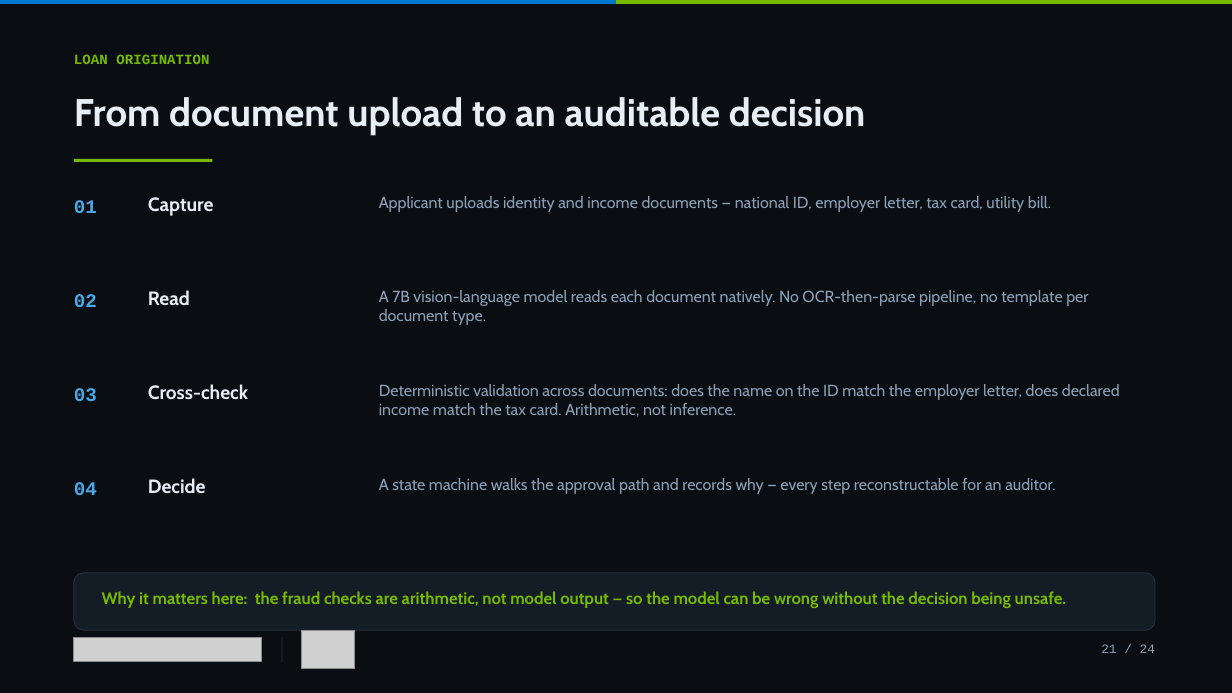
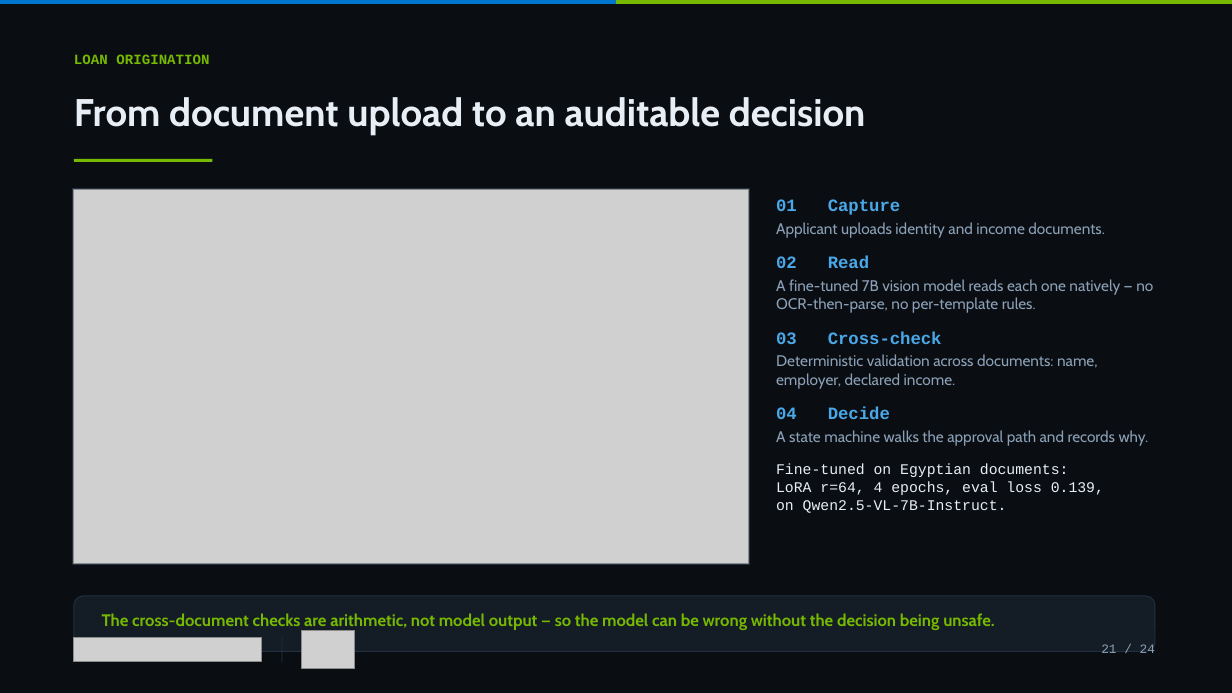
Before and after one commit to tamereissa77/Dell-Money2020, a slide deck: slide 21 of deck/GB10-Demos-for-Events.pptx. Drawn at 1232x693 pixels with LibreOffice and Linux fonts; fonts in the diff are those of the drawing; grey boxes stand for pictures. Boxes give left, top, right and bottom in pixels: in the first picture for what was removed or moved away, otherwise in the second. Text is boxed around its words. In the diff, an @@ line names an element or a change of style, - is before the commit and + after.

```diff
--- a/deck/GB10-Demos-for-Events.pptx
+++ b/deck/GB10-Demos-for-Events.pptx
@@ rectangle added at [73, 189, 750, 565], outline #22303F 1 pt @@
@@ text removed at [74, 200, 97, 213] @@
-01
@@ picture added at [74, 189, 749, 564] @@
@@ text removed at [148, 197, 214, 216] @@
-Capture
@@ text removed at [379, 196, 1051, 212] @@
-Applicant uploads identity and income documents — national ID, employer letter, tax card, utility bill.
@@ text added at [776, 199, 1153, 513], 12 pt, text #8BA0B6 @@
+01 Capture
+Applicant uploads identity and income documents.
+02 Read
+A fine-tuned 7B vision model reads each one natively — no OCR-then-parse, no per-template rules.
+03 Cross-check
+Deterministic validation across documents: name, employer, declared income.
+04 Decide
+A state machine walks the approval path and records why.
+Fine-tuned on Egyptian documents:
+LoRA r=64, 4 epochs, eval loss 0.139,
+on Qwen2.5-VL-7B-Instruct.
@@ text removed at [74, 294, 97, 307] @@
-02
@@ text removed at [148, 290, 190, 305] @@
-Read
@@ text removed at [379, 290, 1088, 325] @@
-A 7B vision-language model reads each document natively. No OCR-then-parse pipeline, no template per document type.
@@ text removed at [74, 388, 97, 401] @@
-03
@@ text removed at [148, 384, 248, 400] @@
-Cross-check
@@ text removed at [379, 384, 1120, 417] @@
-Deterministic validation across documents: does the name on the ID match the employer letter, does declared income match the tax card. Arithmetic, not inference.
@@ text removed at [148, 478, 206, 493] @@
-Decide
@@ text removed at [379, 478, 1055, 494] @@
-A state machine walks the approval path and records why — every step reconstructable for an auditor.
@@ text removed at [74, 482, 97, 495] @@
-04
@@ rounded rectangle: place and size @@
-rounded rectangle at [74, 573, 1155, 630]
+rounded rectangle at [74, 596, 1155, 652]
@@ text at [102, 613, 995, 630]: text changed @@
-Why it matters here: the fraud checks are arithmetic, not model output — so the model can be wrong without the decision being unsafe.
+The cross-document checks are arithmetic, not model output — so the model can be wrong without the decision being unsafe.
```
Also in this commit, not shown: 1 other slide changed, 21 other files.
